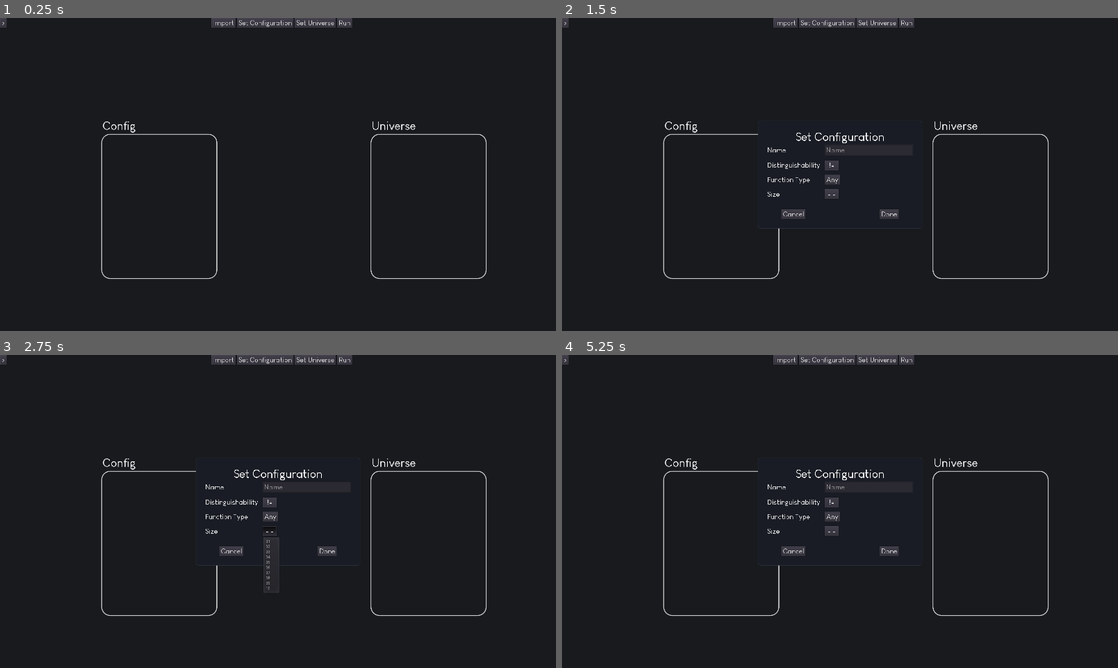
Above: before the commit, frames 1-4 (two rows, left to right).
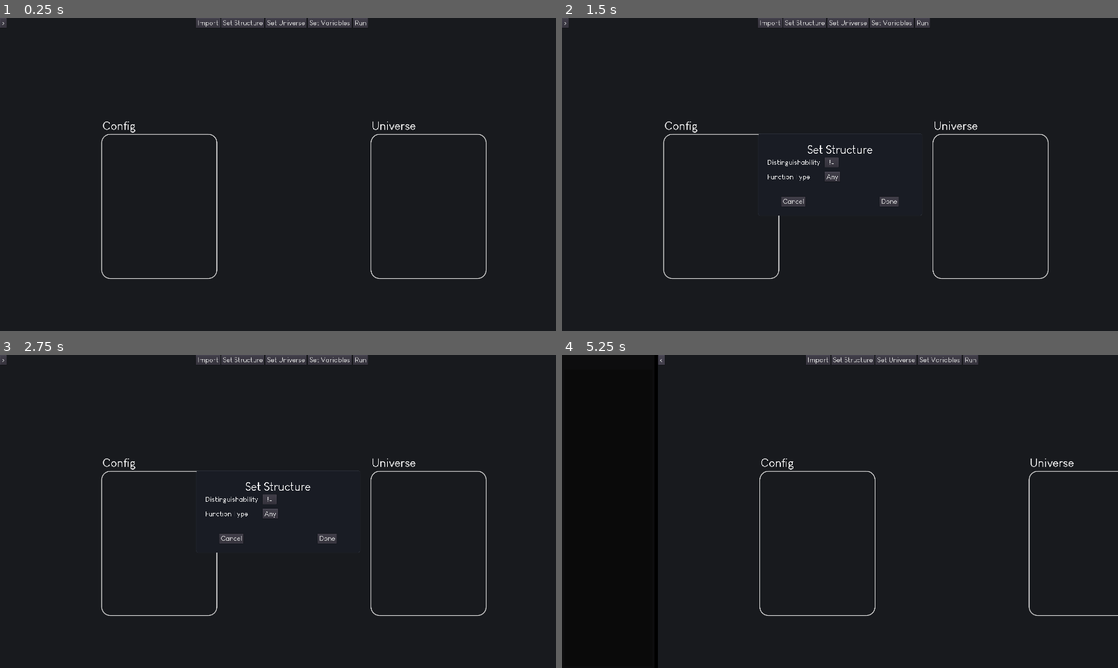
Above: after the commit, the same moments.

Repository: Mickaly13X/wv_project
Game: Godot game, scene res://Scenes/Main.tscn
Two runs of this game, one before a commit and one after it. Both use one fixed random seed, a clock stepped at 60 frames per second and the inputs below.
Inputs (mouse positions are in pixels of both pictures, inside the frame that each line leads up to):
- Up to frame 1 (0.25 s): no input
- Up to frame 2 (1.5 s): click "Set Configuration" (after the commit: "Set Structure") at 0.5 s; click "Set Universe" (after the commit: "Set Variables") at 1.25 s
- Up to frame 3 (2.75 s): click (266, 530) at 2 s, where only the run before the commit has a clickable "- -"
- Up to frame 4 (5.25 s): click "Cancel" at 2.75 s; click (890, 552) at 3.5 s, where only the run before the commit has a clickable "Done"; click (890, 552) at 4.25 s, where only the run before the commit has a clickable "Done"; click ">" at 5 s

The runs differ from the first frame. In frame 1, 0.4% of the frame differs, in the area x 35-67%, y 0-4%; in frame 2, 1.6%; in frame 3, 1.6%; in frame 4, 3.5%, in the area x 0-100%, y 0-100%.
Error after the commit: Attempt to call function 'get_popup' in base 'null instance' on a null instance. (res://Scripts/main.gd:200)

Commit message:
lol

Diff:
--- a/Visualizer/Scenes/Main.tscn
+++ b/Visualizer/Scenes/Main.tscn
@@ -117,8 +117,8 @@
 alignment = 1
 
 [node name="Import" type="Button" parent="HSplit/MainPanel/UI/HUD/Main"]
-margin_left = 703.0
-margin_right = 787.0
+margin_left = 649.0
+margin_right = 733.0
 margin_bottom = 34.0
 focus_mode = 0
 custom_fonts/font = ExtResource( 4 )
@@ -128,21 +128,21 @@
 "_edit_use_anchors_": false
 }
 
-[node name="SetConfig" type="Button" parent="HSplit/MainPanel/UI/HUD/Main"]
-margin_left = 791.0
-margin_right = 987.0
-margin_bottom = 34.0
-focus_mode = 0
-custom_fonts/font = ExtResource( 4 )
-enabled_focus_mode = 0
-text = "Set Configuration"
+[node name="SetStructure" type="Button" parent="HSplit/MainPanel/UI/HUD/Main"]
+margin_left = 737.0
+margin_right = 886.0
+margin_bottom = 34.0
+focus_mode = 0
+custom_fonts/font = ExtResource( 4 )
+enabled_focus_mode = 0
+text = "Set Structure"
 __meta__ = {
 "_edit_use_anchors_": false
 }
 
 [node name="SetUniverse" type="Button" parent="HSplit/MainPanel/UI/HUD/Main"]
-margin_left = 991.0
-margin_right = 1133.0
+margin_left = 890.0
+margin_right = 1032.0
 margin_bottom = 34.0
 focus_mode = 0
 custom_fonts/font = ExtResource( 4 )
@@ -152,9 +152,21 @@
 "_edit_use_anchors_": false
 }
 
+[node name="SetVariables" type="Button" parent="HSplit/MainPanel/UI/HUD/Main"]
+margin_left = 1036.0
+margin_right = 1188.0
+margin_bottom = 34.0
+focus_mode = 0
+custom_fonts/font = ExtResource( 4 )
+enabled_focus_mode = 0
+text = "Set Variables"
+__meta__ = {
+"_edit_use_anchors_": false
+}
+
 [node name="Run" type="Button" parent="HSplit/MainPanel/UI/HUD/Main"]
-margin_left = 1137.0
-margin_right = 1189.0
+margin_left = 1192.0
+margin_right = 1244.0
 margin_bottom = 34.0
 focus_mode = 0
 custom_fonts/font = ExtResource( 4 )
@@ -200,9 +212,9 @@
 anchor_right = 0.5
 anchor_bottom = 0.5
 margin_left = -283.5
-margin_top = -185.5
+margin_top = -141.5
 margin_right = 283.5
-margin_bottom = 185.5
+margin_bottom = 141.5
 rect_min_size = Vector2( 296, 128 )
 custom_styles/panel = SubResource( 3 )
 popup_exclusive = true
@@ -225,7 +237,7 @@
 margin_right = 503.0
 margin_bottom = 46.0
 custom_fonts/font = ExtResource( 5 )
-text = "Set Configuration"
+text = "Set Structure"
 align = 1
 valign = 1
 __meta__ = {
@@ -235,7 +247,7 @@
 [node name="Items" type="GridContainer" parent="Popups/MenuStructure/VBox"]
 margin_top = 50.0
 margin_right = 503.0
-margin_bottom = 292.0
+margin_bottom = 181.0
 size_flags_horizontal = 3
 size_flags_vertical = 3
 custom_constants/vseparation = 16
@@ -245,34 +257,10 @@
 "_edit_use_anchors_": false
 }
 
-[node name="NameLabel" type="Label" parent="Popups/MenuStructure/VBox/Items"]
-margin_top = 5.0
+[node name="DistLabel" type="Label" parent="Popups/MenuStructure/VBox/Items"]
+margin_top = 3.0
 margin_right = 182.0
-margin_bottom = 33.0
-custom_fonts/font = ExtResource( 4 )
-text = "Name"
-__meta__ = {
-"_edit_use_anchors_": false
-}
-
-[node name="NameInput" type="LineEdit" parent="Popups/MenuStructure/VBox/Items"]
-margin_left = 198.0
-margin_right = 503.0
-margin_bottom = 38.0
-rect_min_size = Vector2( 128, 24 )
-size_flags_horizontal = 3
-custom_fonts/font = ExtResource( 4 )
-max_length = 20
-placeholder_text = "Name"
-caret_blink = true
-__meta__ = {
-"_edit_use_anchors_": false
-}
-
-[node name="DistLabel" type="Label" parent="Popups/MenuStructure/VBox/Items"]
-margin_top = 57.0
-margin_right = 182.0
-margin_bottom = 85.0
+margin_bottom = 31.0
 custom_fonts/font = ExtResource( 4 )
 text = "Distinguishability"
 __meta__ = {
@@ -281,9 +269,8 @@
 
 [node name="DistInput" type="MenuButton" parent="Popups/MenuStructure/VBox/Items"]
 margin_left = 198.0
-margin_top = 54.0
 margin_right = 246.0
-margin_bottom = 88.0
+margin_bottom = 34.0
 rect_min_size = Vector2( 48, 0 )
 size_flags_horizontal = 0
 custom_fonts/font = ExtResource( 4 )
@@ -294,9 +281,9 @@
 }
 
 [node name="FuncLabel" type="Label" parent="Popups/MenuStructure/VBox/Items"]
-margin_top = 107.0
+margin_top = 53.0
 margin_right = 182.0
-margin_bottom = 135.0
+margin_bottom = 81.0
 custom_fonts/font = ExtResource( 4 )
 text = "Function Type"
 __meta__ = {
@@ -305,9 +292,9 @@
 
 [node name="FuncInput" type="MenuButton" parent="Popups/MenuStructure/VBox/Items"]
 margin_left = 198.0
-margin_top = 104.0
+margin_top = 50.0
 margin_right = 246.0
-margin_bottom = 138.0
+margin_bottom = 84.0
 rect_min_size = Vector2( 48, 0 )
 size_flags_horizontal = 0
 custom_fonts/font = ExtResource( 4 )
@@ -317,52 +304,28 @@
 "_edit_use_anchors_": false
 }
 
-[node name="SizeLabel" type="Label" parent="Popups/MenuStructure/VBox/Items"]
-margin_top = 157.0
-margin_right = 182.0
-margin_bottom = 185.0
-custom_fonts/font = ExtResource( 4 )
-text = "Size"
-__meta__ = {
-"_edit_use_anchors_": false
-}
-
-[node name="SizeInput" type="MenuButton" parent="Popups/MenuStructure/VBox/Items"]
-margin_left = 198.0
-margin_top = 154.0
-margin_right = 246.0
-margin_bottom = 188.0
-rect_min_size = Vector2( 48, 0 )
-size_flags_horizontal = 0
-custom_fonts/font = ExtResource( 4 )
-text = "- -"
-flat = false
-__meta__ = {
-"_edit_use_anchors_": false
-}
-
 [node name="Buttons" type="HBoxContainer" parent="Popups/MenuStructure/VBox"]
-margin_top = 296.0
+margin_top = 185.0
 margin_right = 503.0
-margin_bottom = 330.0
+margin_bottom = 219.0
 custom_constants/separation = 256
 alignment = 1
 
 [node name="CancelButton" type="Button" parent="Popups/MenuStructure/VBox/Buttons"]
+margin_left = 370.0
+margin_right = 454.0
+margin_bottom = 34.0
+focus_mode = 0
+custom_fonts/font = ExtResource( 4 )
+enabled_focus_mode = 0
+text = "Cancel"
+__meta__ = {
+"_edit_use_anchors_": false
+}
+
+[node name="AddButton" type="Button" parent="Popups/MenuStructure/VBox/Buttons"]
 margin_left = 48.0
-margin_right = 132.0
-margin_bottom = 34.0
-focus_mode = 0
-custom_fonts/font = ExtResource( 4 )
-enabled_focus_mode = 0
-text = "Cancel"
-__meta__ = {
-"_edit_use_anchors_": false
-}
-
-[node name="AddButton" type="Button" parent="Popups/MenuStructure/VBox/Buttons"]
-margin_left = 388.0
-margin_right = 454.0
+margin_right = 114.0
 margin_bottom = 34.0
 focus_mode = 0
 custom_fonts/font = ExtResource( 4 )
@@ -480,15 +443,15 @@
 alignment = 1
 
 [node name="CancelButton" type="Button" parent="Popups/MenuContainer/VBox/Buttons"]
+margin_left = 370.0
+margin_right = 454.0
+margin_bottom = 34.0
+custom_fonts/font = ExtResource( 4 )
+text = "Cancel"
+
+[node name="AddButton" type="Button" parent="Popups/MenuContainer/VBox/Buttons"]
 margin_left = 48.0
-margin_right = 132.0
-margin_bottom = 34.0
-custom_fonts/font = ExtResource( 4 )
-text = "Cancel"
-
-[node name="AddButton" type="Button" parent="Popups/MenuContainer/VBox/Buttons"]
-margin_left = 388.0
-margin_right = 454.0
+margin_right = 114.0
 margin_bottom = 34.0
 focus_mode = 0
 custom_fonts/font = ExtResource( 4 )
@@ -671,9 +634,9 @@
 window_title = "Open een Bestand"
 mode = 0
 access = 2
-current_dir = "/Users/erickim/wv_project/Visualizer"
+current_dir = "/Users/Joran/Git/wv_project/Visualizer"
 current_file = "~"
-current_path = "/Users/erickim/wv_project/Visualizer/~"
+current_path = "/Users/Joran/Git/wv_project/Visualizer/~"
 __meta__ = {
 "_edit_use_anchors_": false
 }
@@ -689,10 +652,11 @@
 }
 [connection signal="button_up" from="HSplit/MainPanel/UI/HUD/OpenCoLa" to="." method="toggle_cola_panel"]
 [connection signal="button_up" from="HSplit/MainPanel/UI/HUD/Main/Import" to="." method="popup_import"]
-[connection signal="button_up" from="HSplit/MainPanel/UI/HUD/Main/SetConfig" to="." method="toggle_menu_structure" binds= [ true ]]
+[connection signal="button_up" from="HSplit/MainPanel/UI/HUD/Main/SetStructure" to="." method="toggle_menu_structure" binds= [ true ]]
 [connection signal="button_up" from="HSplit/MainPanel/UI/HUD/Main/SetUniverse" to="." method="toggle_menu_container" binds= [ true, "Universe" ]]
+[connection signal="button_up" from="HSplit/MainPanel/UI/HUD/Main/SetVariables" to="." method="toggle_menu_container" binds= [ true, "Config" ]]
 [connection signal="button_up" from="Popups/MenuStructure/VBox/Buttons/CancelButton" to="." method="toggle_menu_structure" binds= [ false ]]
-[connection signal="button_up" from="Popups/MenuStructure/VBox/Buttons/AddButton" to="." method="set_configuration"]
+[connection signal="button_up" from="Popups/MenuStructure/VBox/Buttons/AddButton" to="." method="set_structure"]
 [connection signal="button_up" from="Popups/MenuContainer/VBox/Buttons/CancelButton" to="." method="toggle_menu_container" binds= [ false ]]
 [connection signal="button_up" from="Popups/MenuContainer/VBox/Buttons/AddButton" to="." method="set_container"]
 [connection signal="button_up" from="Popups/MenuGroup/VBox/Buttons/CancelButton" to="." method="toggle_menu_group" binds= [ false ]]
--- a/Visualizer/project.godot
+++ b/Visualizer/project.godot
@@ -44,7 +44,7 @@
 }
 reload={
 "deadzone": 0.5,
-"events": [ Object(InputEventKey,"resource_local_to_scene":false,"resource_name":"","device":0,"alt":false,"shift":false,"control":true,"meta":true,"command":true,"pressed":false,"scancode":82,"unicode":0,"echo":false,"script":null)
+"events": [ Object(InputEventKey,"resource_local_to_scene":false,"resource_name":"","device":0,"alt":false,"shift":false,"control":true,"meta":false,"command":true,"pressed":false,"scancode":82,"unicode":0,"echo":false,"script":null)
  ]
 }
 
